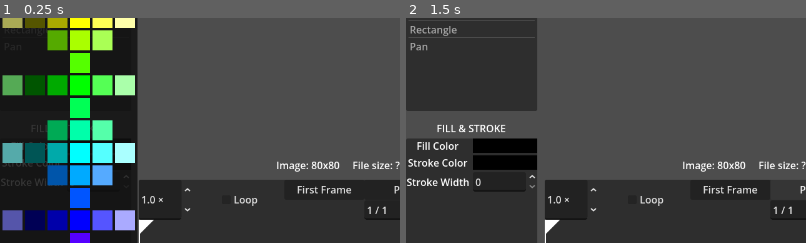
Above: before the commit, frames 1-2 (left to right).
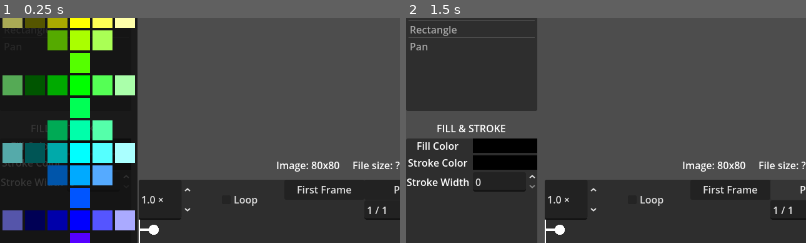
Above: after the commit, the same moments.

Repository: erlog135/Ripple
Game: Godot game, scene res://scenes/Editor.tscn
Two runs of this game, one before a commit and one after it. Both use one fixed random seed, a clock stepped at 60 frames per second and the inputs below.
Inputs:
- Up to frame 1 (0.25 s): no input
- Up to frame 2 (1.5 s): click "Play" at 0.5 s; click "Play" at 1.25 s
The pictures show only the part of the screen within x 0-50%, y 32-82%; the shares and areas given below are measured in that part.

The runs differ from the first frame. In frame 1, 0.2% of the frame differs, in the area x 35-40%, y 89-97%; in frame 2, 0.2%.

Commit message:
improve frame previews

Diff:
--- a/scenes/interface/aux_windows/AnimatorWindow.tscn
+++ b/scenes/interface/aux_windows/AnimatorWindow.tscn
@@ -217,8 +217,8 @@
 [node name="Playhead" type="Node2D" parent="FramesPanel" unique_id=1758445357]
 
 [node name="GrabPoint" type="TextureRect" parent="FramesPanel/Playhead" unique_id=492421025]
-offset_right = 24.0
-offset_bottom = 24.0
+offset_right = 32.0
+offset_bottom = 32.0
 texture = ExtResource("2_sgg8o")
 expand_mode = 1
 
--- a/scenes/interface/document.gd
+++ b/scenes/interface/document.gd
@@ -65,7 +65,8 @@
 
 func _render_raster() -> void:
 	_raster_sprite.texture = RenderManager.get_frame_texture(EditorState.current_frame)
-	_raster_sprite.position = RenderManager.get_preview_raster_origin()
+	# Integer position keeps framebuffer pixels aligned with world integer grid at any zoom.
+	_raster_sprite.position = RenderManager.get_preview_raster_origin().round()
 
 func _draw_command(cmd: DrawCommand, cmd_idx: int) -> void:
 	if cmd.hidden:
--- a/scenes/interface/document_gizmos.gd
+++ b/scenes/interface/document_gizmos.gd
@@ -23,6 +23,8 @@
 	EditorState.current_frame_changed.connect(_on_current_frame_changed)
 	EditorState.zoom_changed.connect(_on_zoom_changed)
 	EditorState.view_changed.connect(_on_view_changed)
+	EditorState.pan_changed.connect(_on_pan_changed)
+	EditorState.playback_state_changed.connect(_on_playback_state_changed)
 	EditorState.selection_changed.connect(_on_selection_changed)
 	EditorState.tool_changed.connect(_on_tool_changed)
 	EditorState.drag_updated.connect(_on_drag_updated)
@@ -41,6 +43,12 @@
 
 
 func _on_view_changed() -> void:
+	queue_redraw()
+
+func _on_pan_changed(_screen_offset: Vector2) -> void:
+	queue_redraw()
+
+func _on_playback_state_changed(_playing: bool) -> void:
 	queue_redraw()
 
 func _on_selection_changed(_by_user: bool) -> void:
--- a/tools/rasterizer.gd
+++ b/tools/rasterizer.gd
@@ -28,12 +28,15 @@
 	if not any or g_max.x < g_min.x or g_max.y < g_min.y:
 		return {"size": Vector2i.ZERO, "origin": Vector2.ZERO}
 
-	# Span encloses all frames on both axes (declared bounds + ink on every frame).
-	var pad2 := THUMBNAIL_PADDING * 2
-	var w := maxi(1, ceili(g_max.x - g_min.x) + pad2)
-	var h := maxi(1, ceili(g_max.y - g_min.y) + pad2)
-	var pad := float(THUMBNAIL_PADDING)
-	var origin := Vector2(g_min.x - pad, g_min.y - pad)
+	# Integer world origin so texture pixels line up with the editor pixel grid (vector / gizmos).
+	var origin := Vector2(
+		float(floori(g_min.x) - THUMBNAIL_PADDING),
+		float(floori(g_min.y) - THUMBNAIL_PADDING)
+	)
+	var end_x := ceili(g_max.x) + THUMBNAIL_PADDING
+	var end_y := ceili(g_max.y) + THUMBNAIL_PADDING
+	var w := maxi(1, end_x - int(origin.x))
+	var h := maxi(1, end_y - int(origin.y))
 	return {"size": Vector2i(w, h), "origin": origin}
 
 
Binary file changed: assets/icons/playhead_grabpoint.png
Not shown, changed: test/pdc/confirm_sequence.pdc
